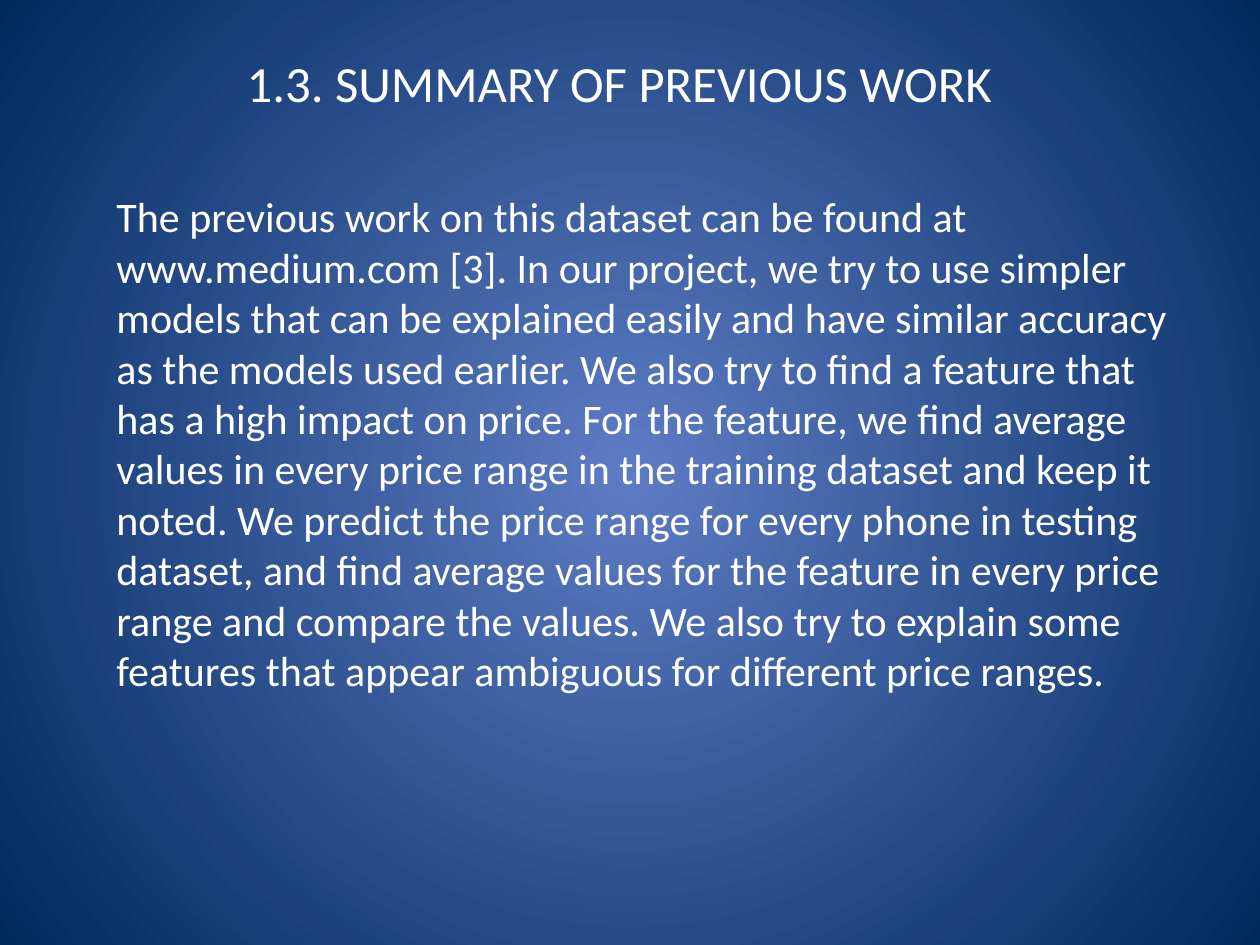
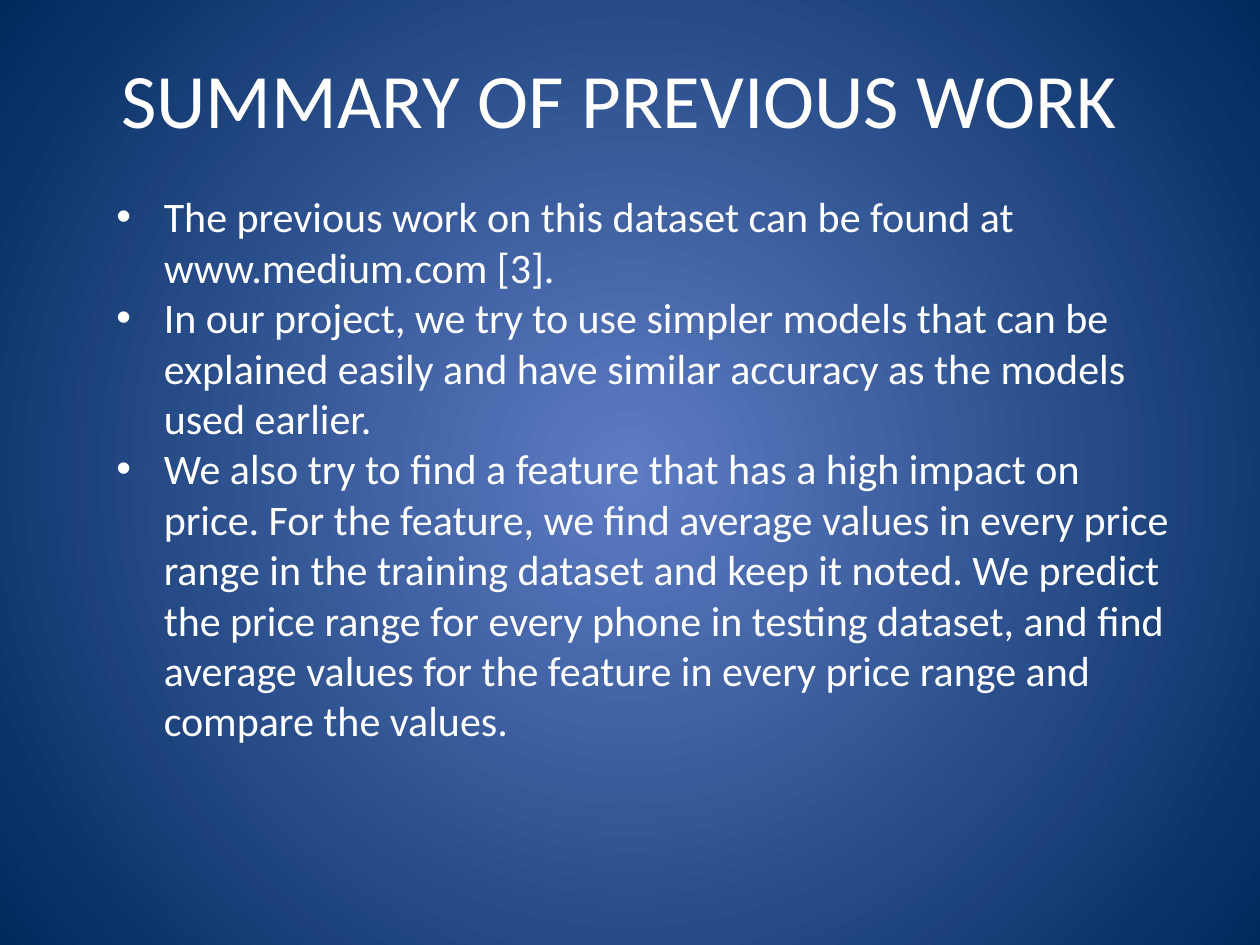
Before and after one commit to debjitg97/Mobile-Price-Classifier, a slide deck: slide 6 of Mobile Price Prediction Using KNN Classifier.pptx. Drawn at 1260x945 pixels with LibreOffice and Linux fonts; fonts in the diff are those of the drawing. Boxes give left, top, right and bottom in pixels: in the first picture for what was removed or moved away, otherwise in the second. Text is boxed around its words. In the diff, an @@ line names an element or a change of style, - is before the commit and + after.

```diff
--- a/Mobile Price Prediction Using KNN Classifier.pptx
+++ b/Mobile Price Prediction Using KNN Classifier.pptx
@@ text at (121,78,1116,129): text changed; size 29 to 44 pt @@
-1.3. SUMMARY OF PREVIOUS WORK
+SUMMARY OF PREVIOUS WORK
@@ text at (164,203,1169,743): text changed @@
-The previous work on this dataset can be found at www.medium.com [3]. In our project, we try to use simpler models that can be explained easily and have similar accuracy as the models used earlier. We also try to find a feature that has a high impact on price. For the feature, we find average values in every price range in the training dataset and keep it noted. We predict the price range for every phone in testing dataset, and find average values for the feature in every price range and compare the values. We also try to explain some features that appear ambiguous for different price ranges.
+• The previous work on this dataset can be found at www.medium.com [3].
+• In our project, we try to use simpler models that can be explained easily and have similar accuracy as the models used earlier.
+• We also try to find a feature that has a high impact on price. For the feature, we find average values in every price range in the training dataset and keep it noted. We predict the price range for every phone in testing dataset, and find average values for the feature in every price range and compare the values.
```
Also in this commit, not shown: 22 other slides changed.
